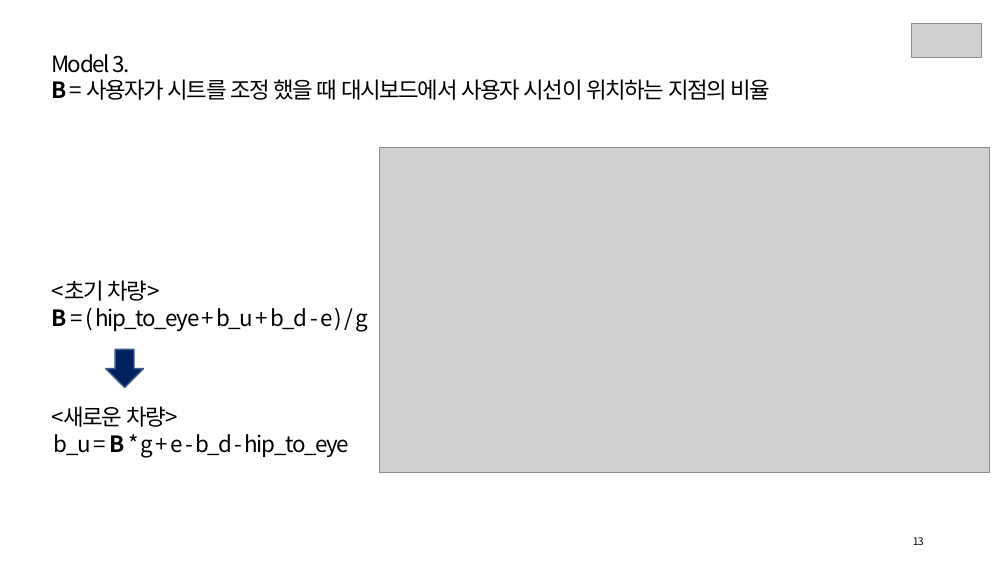
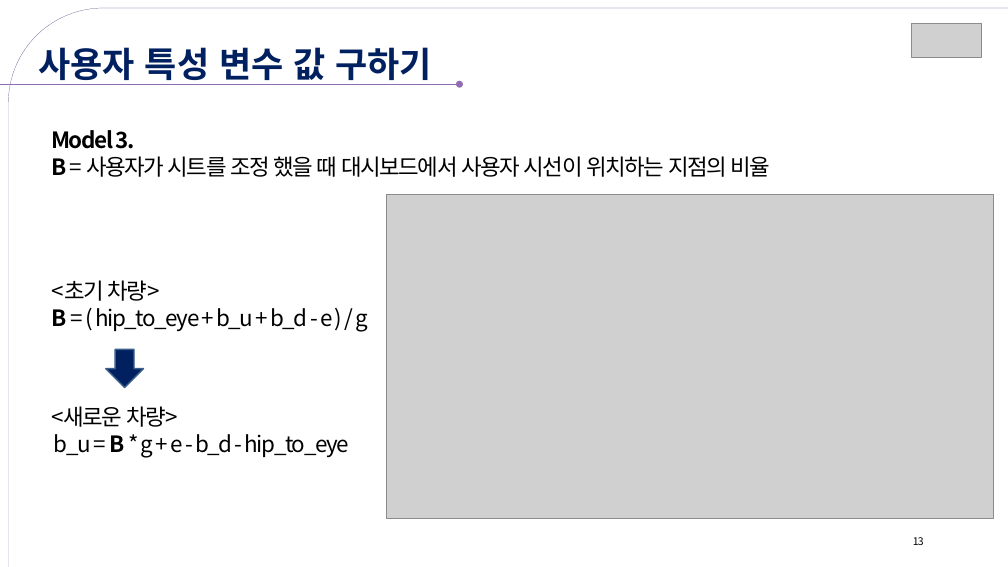
Before and after one commit to hyedinion/DrivePosition, a slide deck: slide 13 of SL_차량용어플리케이션아이디어_Hustar.pptx. Drawn at 1008x567 pixels with LibreOffice and Linux fonts; fonts in the diff are those of the drawing; grey boxes stand for pictures; background and template pictures are left out. Boxes give left, top, right and bottom in pixels: in the first picture for what was removed or moved away, otherwise in the second. Text is boxed around its words. In the diff, an @@ line names an element or a change of style, - is before the commit and + after.

```diff
--- a/SL_차량용어플리케이션아이디어_Hustar.pptx
+++ b/SL_차량용어플리케이션아이디어_Hustar.pptx
@@ round rect added at [9, 8, 1008, 567], outline #FFFFFF 0.25 pt @@
@@ text added at [39, 47, 432, 85], 50 pt, text #002060, bold @@
+사용자 특성 변수 값 구하기
@@ arrow added from (0, 84) to (460, 84), #906DB2 0.75 pt @@
@@ text "Model 3.": place and size @@
-text "Model 3." at [51, 54, 771, 100]
+text "Model 3." at [51, 130, 771, 177]
@@ text at [51, 130, 134, 149]: bold on in "Model 3." @@
@@ picture: place and size @@
-picture at [380, 147, 989, 472]
+picture at [387, 195, 994, 519]
```
Also in this commit, not shown: 16 other slides changed, 1 slide added, 1 slide removed.
